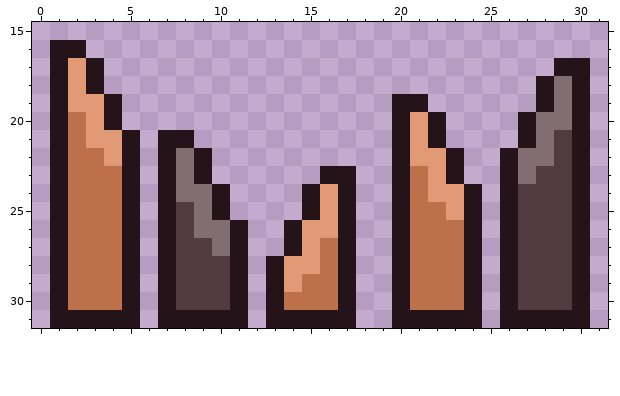
A pixel-art sprite gets an edit: Assets/Sprites/Packs/torns/torns up.png. Above is the file before it was changed.
The file is 32x32 pixels. Shown: x 0..31, y 15..31.
After the commit:
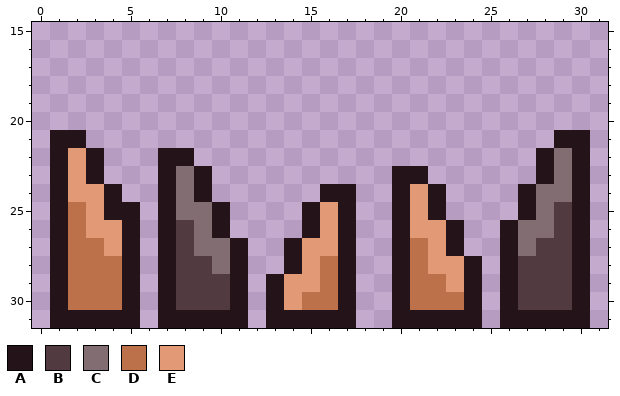
Palette (. is transparent): A #25131a  B #523b40  C #826e72  D #bd714a  E #e19a75
Change:
Changed rows in their new state; - is an unchanged pixel.
first column x 1:
16 ..----------------------------
17 ...-------------------------..
18 ...------------------------...
19 ....---------------..------...
20 ....---------------...----....
21 -A...-..-----------...----..A-
22 -EA..--A.----------....--..AC-
23 -EA..----------..---A..--..AC-
24 -EEA.---A.----.A----EA..-.ACC-
25 --EA---C------------EA..-.AC--
26 --EE-----A.--.A-----EEA.--CC--
27 ---E----C------E-----EA.--C---
28 ---------C--.A-------EE-------
29 --------------E-------E-------
30 -------------E----------------
Pixel boxes of the changes (left, top, right, bottom) in both pictures:
changed: (50, 40, 590, 310)
